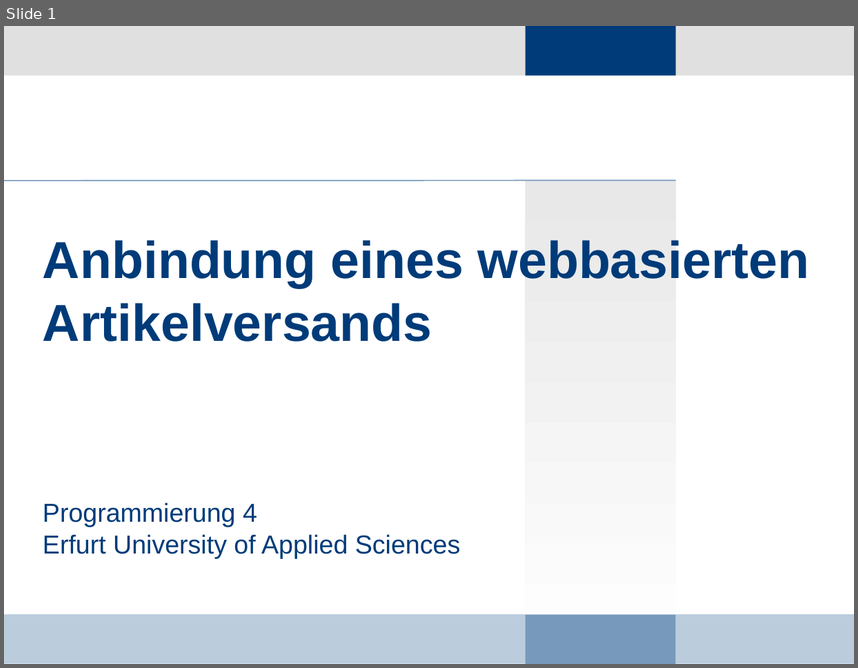
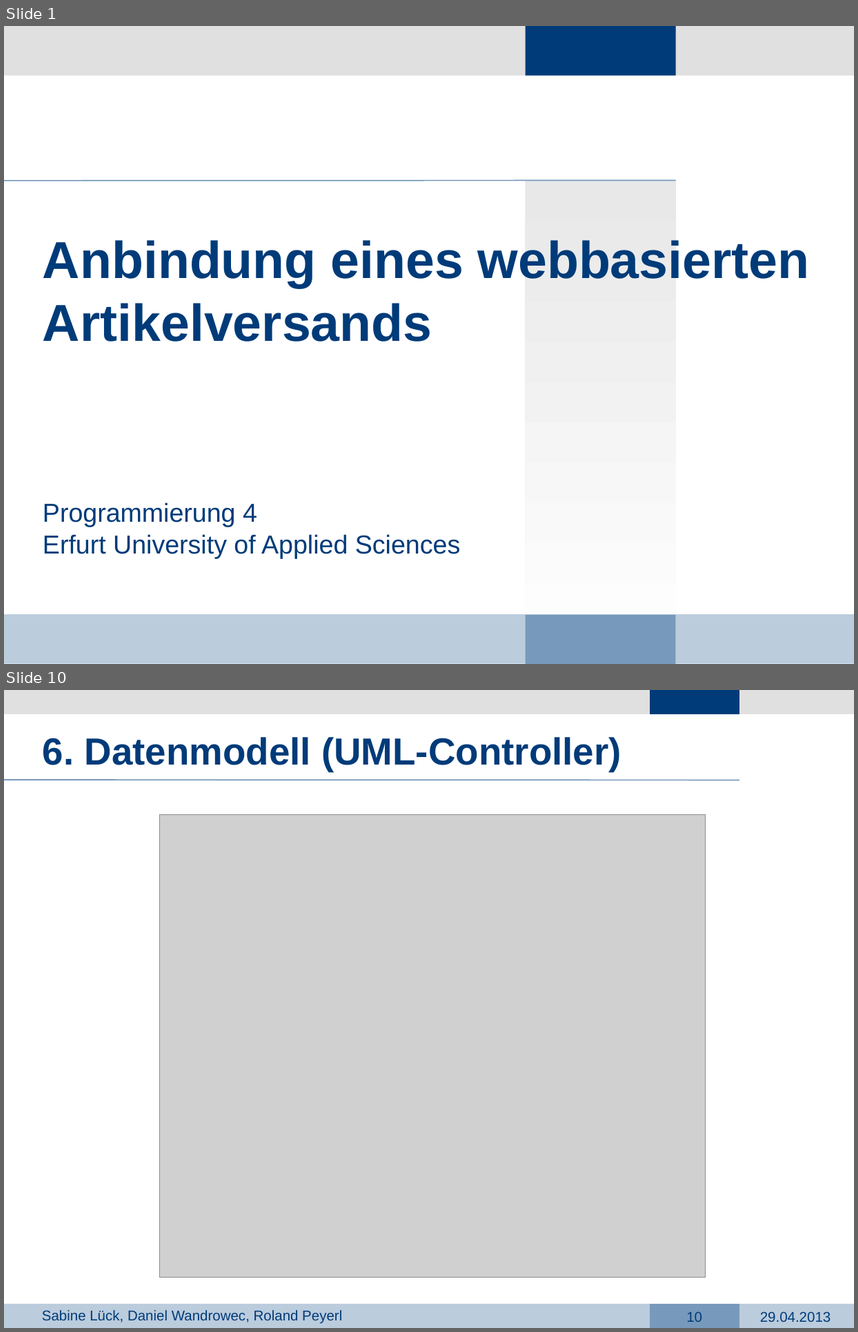
Before and after one commit to dark-saron/PRG4, a slide deck: Präsentation PRG4.pptx. Shown one above the other, each under a label of ours: slide 1 before the commit, slides 1 and 10 after it; the slides between them are not shown. The pictures are 858x668 and 858x1332 pixels, drawn with LibreOffice and Linux fonts; fonts in the diff are those of the drawing; grey boxes stand for pictures; background and template pictures are left out. Boxes give left, top, right and bottom in pixels: in the first picture for what was removed or moved away, otherwise in the second. Text is boxed around its words. In the diff, an @@ line names an element or a change of style, - is before the commit and + after.

```diff
--- a/Präsentation PRG4.pptx
+++ b/Präsentation PRG4.pptx
@@ slide 10 added at <box>4,690,854,1328</box>, background #FFFFFF @@
@@ rectangle added at <box>4,690,854,713</box>, fill #E0E0E0 @@
@@ rectangle added at <box>650,690,740,713</box>, fill #003B79 @@
@@ text added at <box>43,737,622,771</box>, 32 pt, text #003B79, bold @@
+6. Datenmodell (UML-Controller)
@@ line added from (4, 780) to (740, 780), #7799BB 1 pt @@
@@ picture added at <box>159,815,705,1277</box> @@
@@ rectangle added at <box>4,1304,854,1328</box>, fill #BBCCDD @@
@@ text added at <box>42,1310,342,1323</box>, 12 pt, text #003B79 @@
+Sabine Lück, Daniel Wandrowec, Roland Peyerl
@@ rectangle added at <box>650,1304,740,1328</box>, fill #7799BB @@
@@ page number added at <box>686,1312,702,1321</box>, 12 pt, text #003B79 @@
+10
@@ text added at <box>760,1311,831,1321</box>, 12 pt, text #003B79 @@
+29.04.2013
```
Also in this commit, not shown: 3 slides changed, 9 other slides added, 5 other files.
